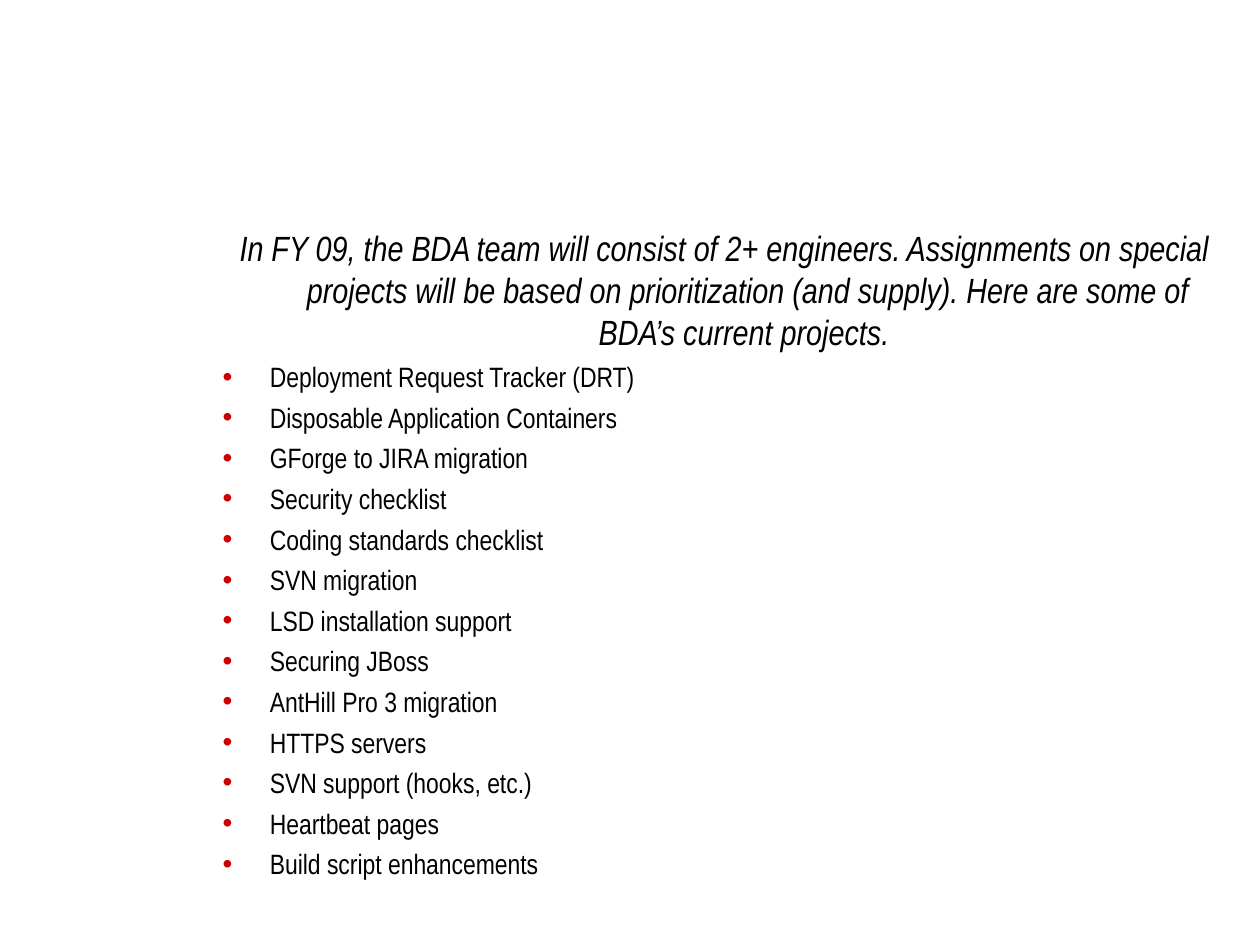
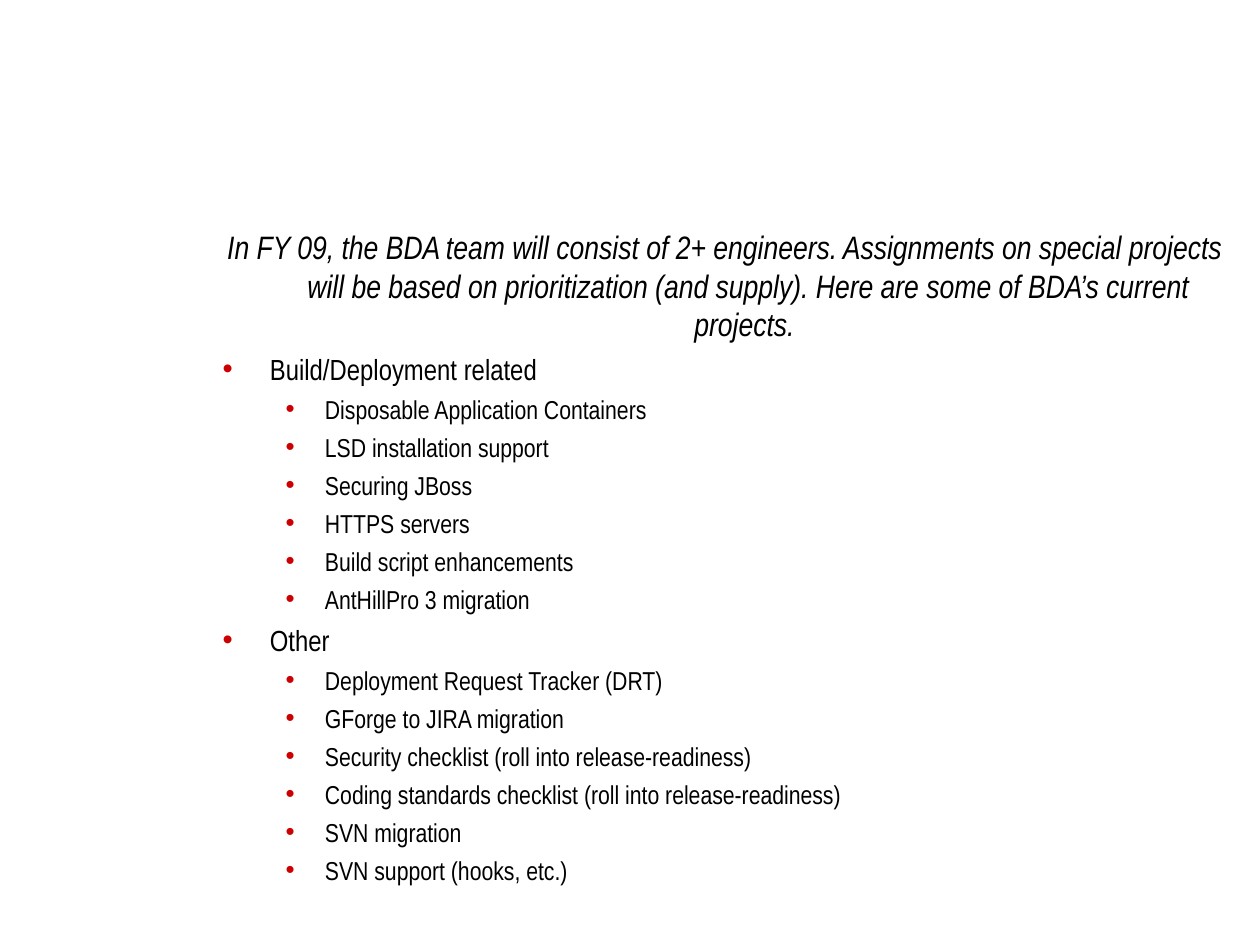
Before and after one commit to NCIP/automation, a slide deck: slide 10 of docs/roadmap/bda-roadmap.ppt. Drawn at 1260x945 pixels with LibreOffice and Linux fonts; fonts in the diff are those of the drawing; background and template pictures are left out. Boxes give left, top, right and bottom in pixels: in the first picture for what was removed or moved away, otherwise in the second. Text is boxed around its words. In the diff, an @@ line names an element or a change of style, - is before the commit and + after.

```diff
--- a/docs/roadmap/bda-roadmap.ppt
+++ b/docs/roadmap/bda-roadmap.ppt
@@ text at box(227, 235, 1222, 886): size 20 to 18.5 pt in "In FY 09, the BDA team will ..."; size 16 to 14.8 pt in "Disposable Application Containers", "LSD installation support", "Securing JBoss", "HTTPS servers" and 1 more places; list level 1 to 2 in "Disposable Application Containers"; list level 1 to 2 in "LSD installation support"; list level 1 to 2 in "Securing JBoss"; list level 1 to 2 in "HTTPS servers"; list level 1 to 2 in "SVN support (hooks, etc.)" @@
@@ text at box(270, 359, 537, 386): text changed; size 16 to 16.6 pt @@
-• Deployment Request Tracker (DRT)
+• Build/Deployment related
@@ text at box(270, 447, 544, 596): paragraphs removed @@
-• GForge to JIRA migration
-• Security checklist
-• Coding standards checklist
-• SVN migration
@@ text at box(270, 552, 840, 848): paragraphs added @@
+  • Build script enhancements
+  • AntHillPro 3 migration
+• Other
+  • Deployment Request Tracker (DRT)
+  • GForge to JIRA migration
+  • Security checklist (roll into release-readiness)
+  • Coding standards checklist (roll into release-readiness)
+  • SVN migration
@@ text at box(270, 691, 497, 718): paragraph removed @@
-• AntHill Pro 3 migration
@@ text at box(270, 813, 538, 880): paragraphs removed @@
-• Heartbeat pages
-• Build script enhancements
```
Also in this commit, not shown: 1 other file.
